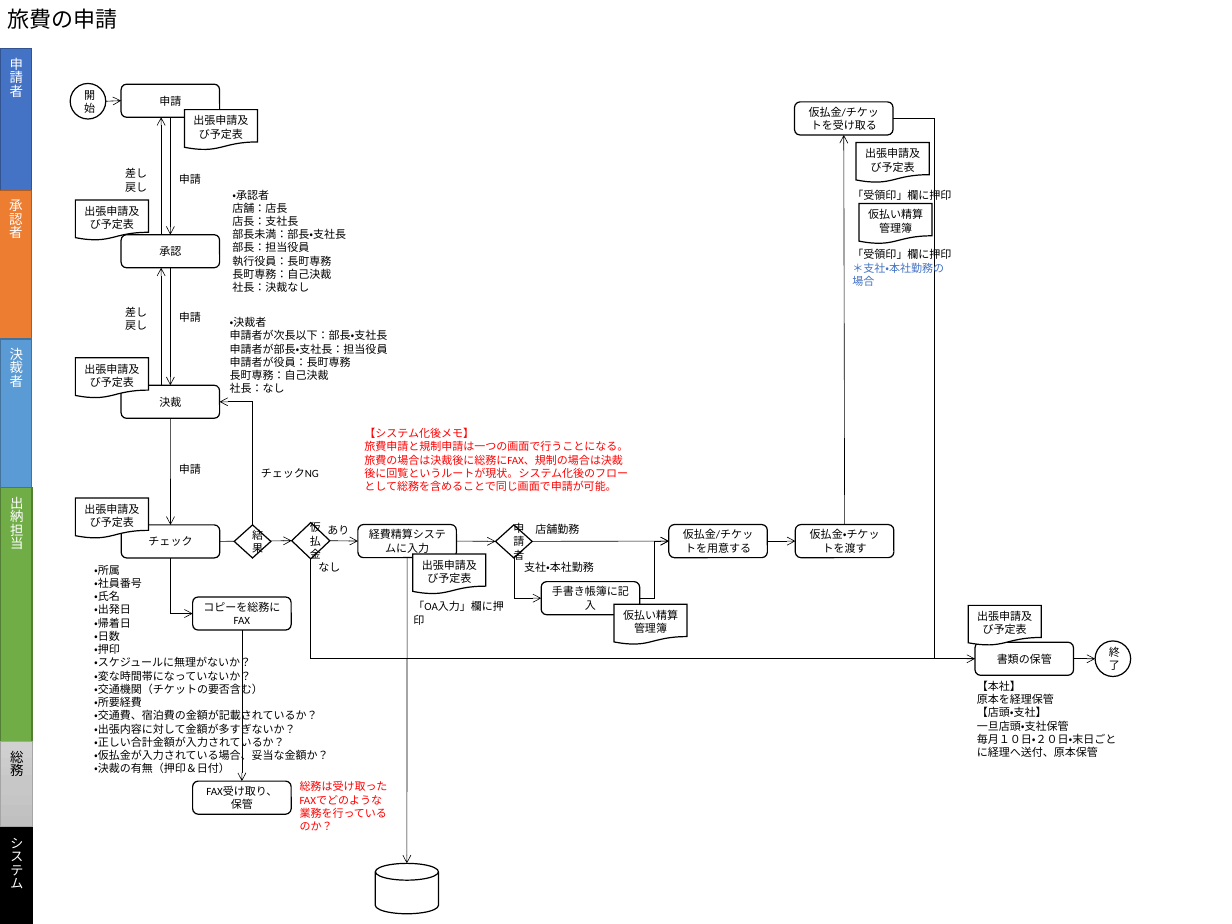
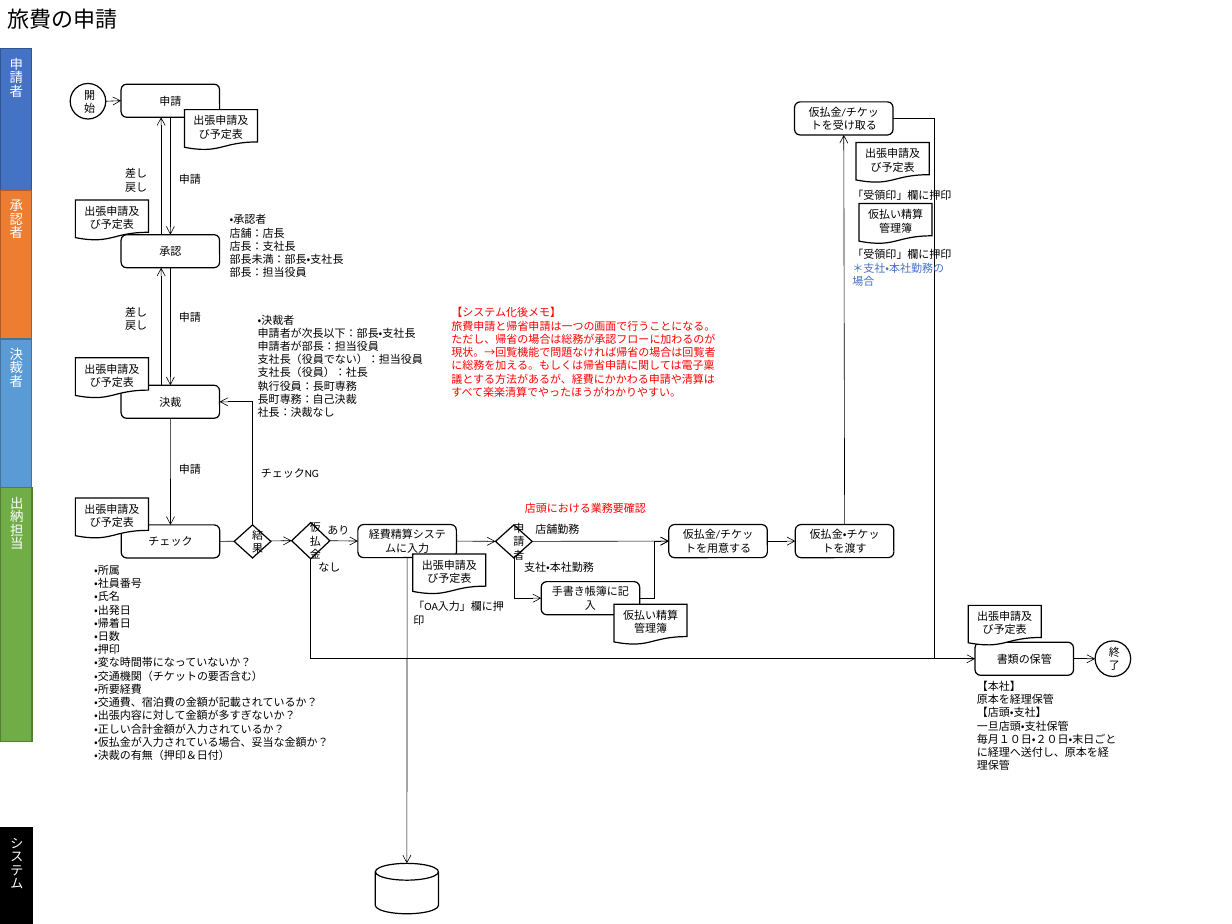
Before and after one commit to hide775533/vba_addin, a slide deck: slide 4 of xxx.pptx. Drawn at 1232x924 pixels with LibreOffice and Linux fonts; fonts in the diff are those of the drawing. Boxes give left, top, right and bottom in pixels: in the first picture for what was removed or moved away, otherwise in the second. Text is boxed around its words. In the diff, an @@ line names an element or a change of style, - is before the commit and + after.

```diff
--- a/xxx.pptx
+++ b/xxx.pptx
@@ text "・承認者": place and size @@
-text "・承認者" at <box>232,190,346,292</box>
+text "・承認者" at <box>230,214,344,277</box>
@@ text at <box>232,255,331,292</box>: paragraphs removed @@
-執行役員：長町専務
-長町専務：自己決裁
-社長：決裁なし
@@ text "・決裁者": place and size @@
-text "・決裁者" at <box>230,316,388,393</box>
+text "・決裁者" at <box>258,314,423,417</box>
@@ text "【システム化後メモ】": place and size @@
-text "【システム化後メモ】" at <box>364,427,628,491</box>
+text "【システム化後メモ】" at <box>451,306,715,397</box>
@@ text at <box>451,320,715,397</box>: text changed @@
-旅費申請と規制申請は一つの画面で行うことになる。旅費の場合は決裁後に総務にFAX、規制の場合は決裁後に回覧というルートが現状。システム化後のフローとして総務を含めることで同じ画面で申請が可能。
+旅費申請と帰省申請は一つの画面で行うことになる。ただし、帰省の場合は総務が承認フローに加わるのが現状。→回覧機能で問題なければ帰省の場合は回覧者に総務を加える。もしくは帰省申請に関しては電子稟議とする方法があるが、経費にかかわる申請や清算はすべて楽楽清算でやったほうがわかりやすい。
@@ text at <box>258,340,423,391</box>: text changed @@
-申請者が部長・支社長：担当役員
-申請者が役員：長町専務
+申請者が部長：担当役員
+支社長（役員でない）：担当役員
+支社長（役員）：社長
+執行役員：長町専務
@@ text at <box>258,406,335,417</box>: text changed @@
-社長：なし
+社長：決裁なし
@@ text added at <box>525,502,646,513</box>, 9 pt, text #FF0000 @@
+店頭における業務要確認
@@ elbow arrow removed from (171, 558) to (193, 613) @@
@@ rounded rectangle removed at <box>193,597,291,630</box> @@
-コピーを総務にFAX
@@ text at <box>94,655,251,670</box>: paragraph removed @@
-・スケジュールに無理がないか？
@@ arrow removed from (242, 630) to (242, 781) @@
@@ rectangle removed at <box>0,742,32,826</box> @@
-総務
@@ text at <box>977,733,1116,770</box>: text changed @@
-毎月１０日・２０日・末日ごとに経理へ送付、原本保管
+毎月１０日・２０日・末日ごとに経理へ送付し、原本を経理保管
@@ rounded rectangle removed at <box>193,781,291,815</box> @@
-FAX受け取り、保管
@@ text removed at <box>300,780,388,791</box> @@
-総務は受け取ったFAXでどのような業務を行っているのか？
```
Also in this commit, not shown: 7 other slides changed, 2 slides added.
